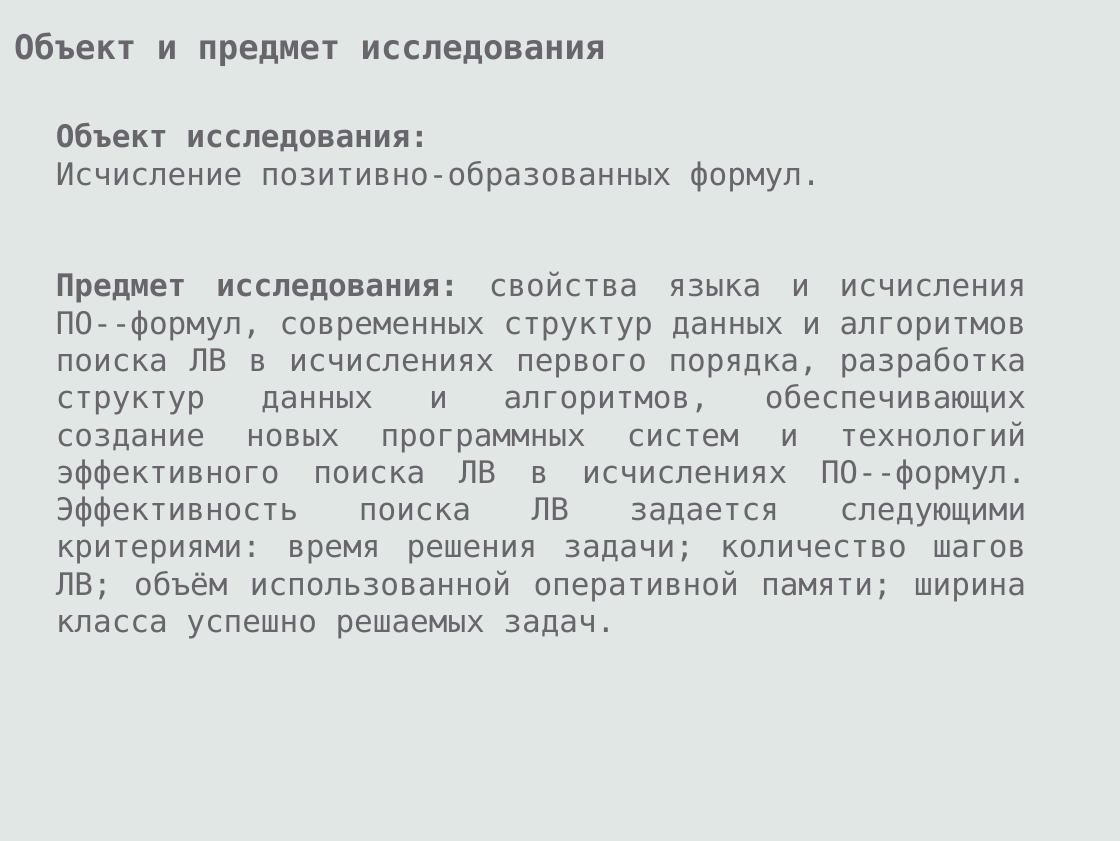
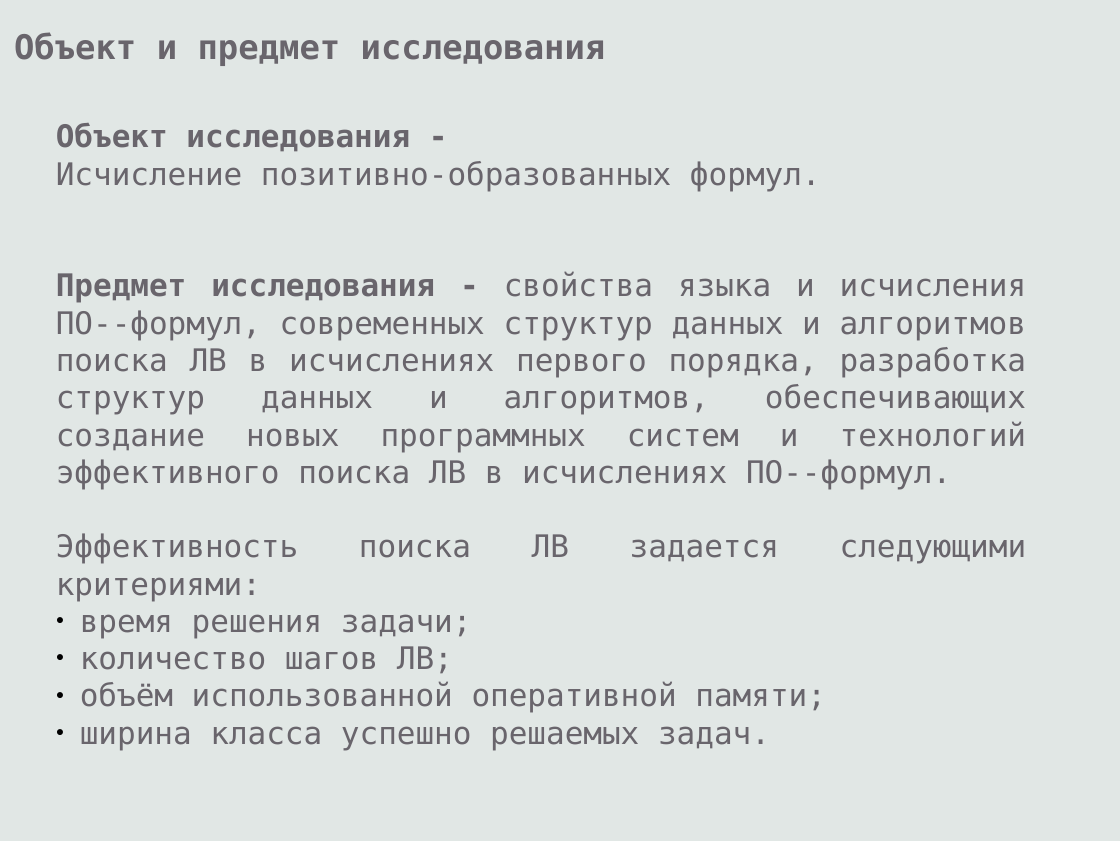
Before and after one commit to eugeneai/prisnif, a slide deck: slide 7 of brick/pres/pacman.odp. Drawn at 1120x841 pixels with LibreOffice and Linux fonts; fonts in the diff are those of the drawing. Boxes give left, top, right and bottom in pixels: in the first picture for what was removed or moved away, otherwise in the second. Text is boxed around its words. In the diff, an @@ line names an element or a change of style, - is before the commit and + after.

```diff
--- a/brick/pres/pacman.odp
+++ b/brick/pres/pacman.odp
@@ text at bbox=[56, 123, 410, 152]: text changed @@
-Объект исследования:
+Объект исследования -
@@ text at bbox=[56, 271, 1027, 750]: text changed @@
-Предмет исследования: cвойства языка и исчисления ПО--формул, современных структур данных и алгоритмов поиска ЛВ в исчислениях первого порядка, разработка структур данных и алгоритмов, обеспечивающих создание новых программных систем и технологий эффективного поиска ЛВ в исчислениях ПО--формул. Эффективность поиска ЛВ задается следующими критериями: время решения задачи; количество шагов ЛВ; объём использованной оперативной памяти; ширина класса успешно решаемых задач.
+Предмет исследования - cвойства языка и исчисления ПО--формул, современных структур данных и алгоритмов поиска ЛВ в исчислениях первого порядка, разработка структур данных и алгоритмов, обеспечивающих создание новых программных систем и технологий эффективного поиска ЛВ в исчислениях ПО--формул.
+Эффективность поиска ЛВ задается следующими критериями:
+● время решения задачи;
+● количество шагов ЛВ;
+● объём использованной оперативной памяти;
+● ширина класса успешно решаемых задач.
```
Also in this commit, not shown: 29 other slides changed, 1 slide added, 3 slides removed.
